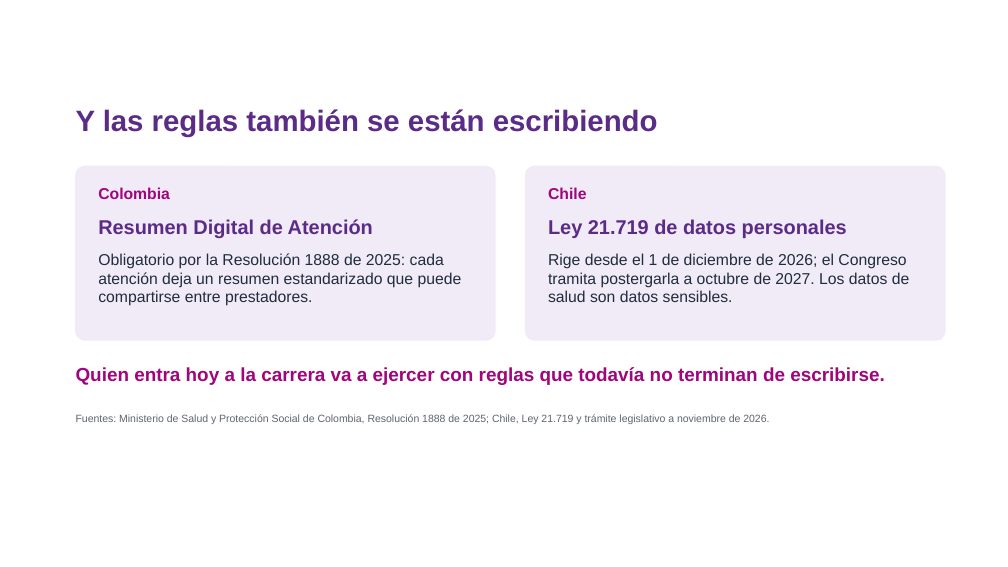
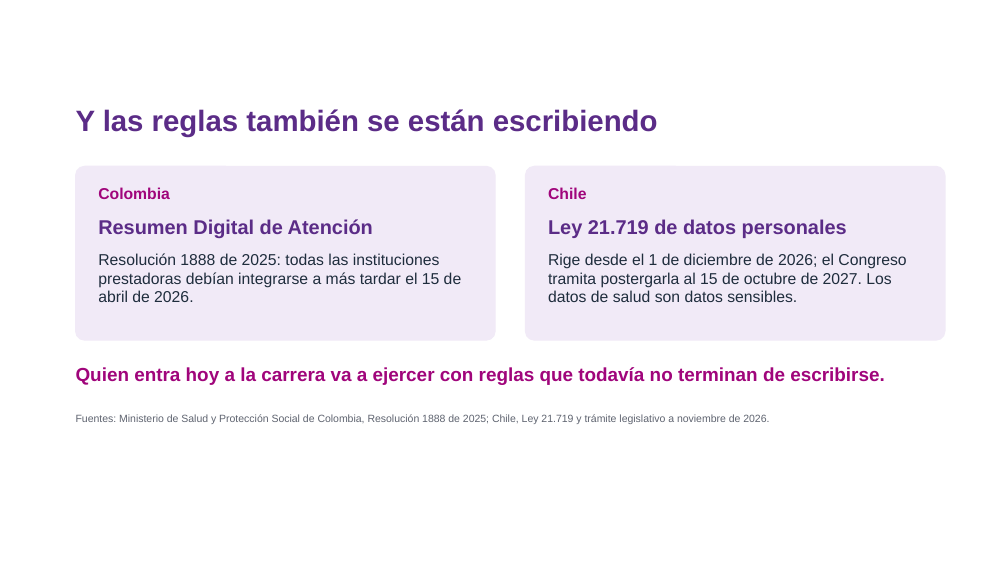
Before and after one commit to estefafro/CFSD, a slide deck: slide 8 of entregables/2026-11-11-webinar/presentacion-webinar.pptx. Drawn at 1008x567 pixels with LibreOffice and Linux fonts; fonts in the diff are those of the drawing; background and template pictures are left out. Boxes give left, top, right and bottom in pixels: in the first picture for what was removed or moved away, otherwise in the second. Text is boxed around its words. In the diff, an @@ line names an element or a change of style, - is before the commit and + after.

```diff
--- a/entregables/2026-11-11-webinar/presentacion-webinar.pptx
+++ b/entregables/2026-11-11-webinar/presentacion-webinar.pptx
@@ text at bbox=[98, 253, 462, 302]: text changed @@
-Obligatorio por la Resolución 1888 de 2025: cada atención deja un resumen estandarizado que puede compartirse entre prestadores.
+Resolución 1888 de 2025: todas las instituciones prestadoras debían integrarse a más tardar el 15 de abril de 2026.
@@ text at bbox=[548, 253, 906, 302]: text changed @@
-Rige desde el 1 de diciembre de 2026; el Congreso tramita postergarla a octubre de 2027. Los datos de salud son datos sensibles.
+Rige desde el 1 de diciembre de 2026; el Congreso tramita postergarla al 15 de octubre de 2027. Los datos de salud son datos sensibles.
```
Also in this commit, not shown: 3 other slides changed, 4 other files.
